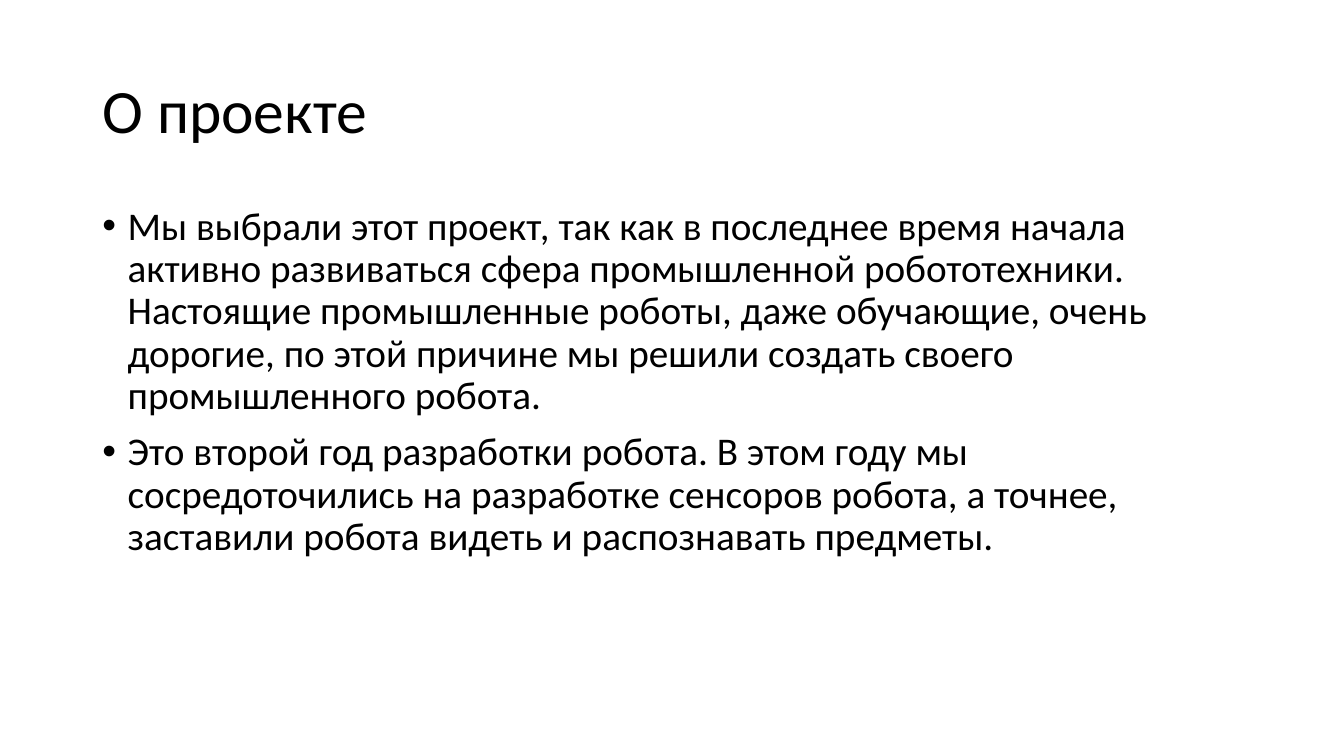
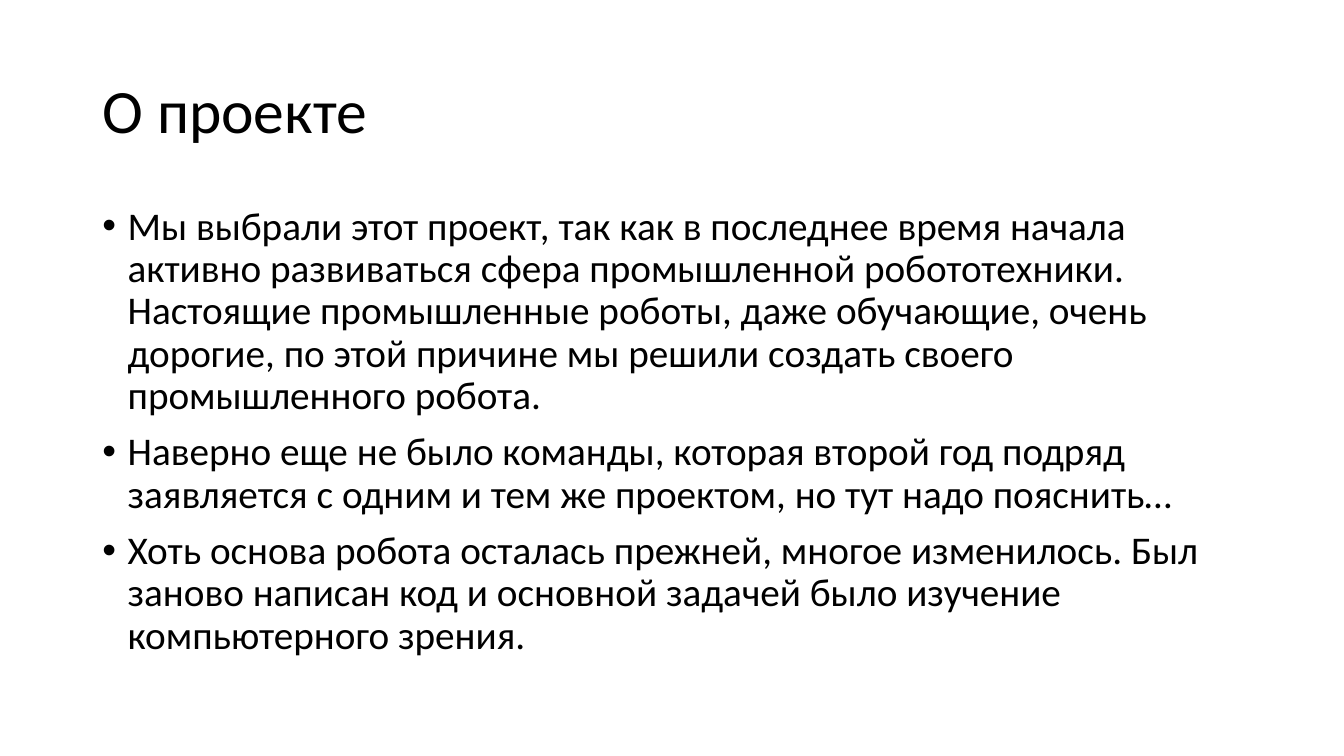
Before and after one commit to alextrof94/PIO_Arduino, a slide deck: slide 2 of KukaRuka0.2/Other/kazanforumdoc_text.pptx. Drawn at 1344x756 pixels with LibreOffice and Linux fonts; fonts in the diff are those of the drawing. Boxes give left, top, right and bottom in pixels: in the first picture for what was removed or moved away, otherwise in the second. Text is boxed around its words. In the diff, an @@ line names an element or a change of style, - is before the commit and + after.

```diff
--- a/KukaRuka0.2/Other/kazanforumdoc_text.pptx
+++ b/KukaRuka0.2/Other/kazanforumdoc_text.pptx
@@ text at [128,438,1198,656]: text changed @@
-• Это второй год разработки робота. В этом году мы сосредоточились на разработке сенсоров робота, а точнее, заставили робота видеть и распознавать предметы.
+• Наверно еще не было команды, которая второй год подряд заявляется с одним и тем же проектом, но тут надо пояснить…
+• Хоть основа робота осталась прежней, многое изменилось. Был заново написан код и основной задачей было изучение компьютерного зрения.
```
Also in this commit, not shown: 5 slides added, 20 other files.
